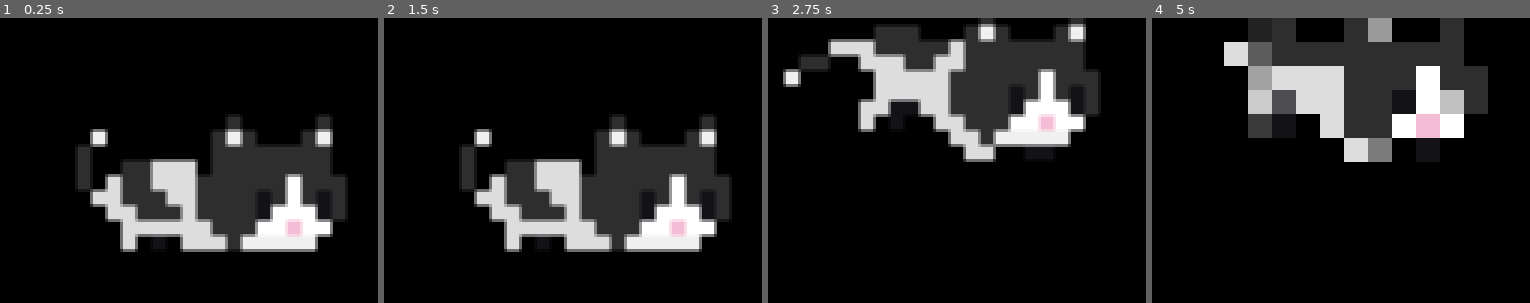
Above: before the commit, frames 1-4 (left to right).
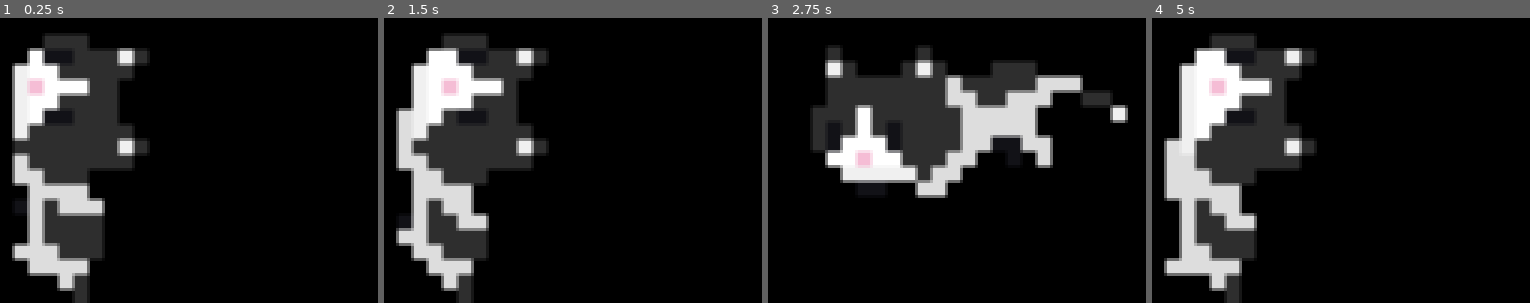
Above: after the commit, the same moments.

Repository: LaBottle/GodotDesktopPet
Game: Godot game, scene res://World.tscn
Two runs of this game, one before a commit and one after it. Both use one fixed random seed, a clock stepped at 60 frames per second and the inputs below.
Inputs (mouse positions are in pixels of both pictures, inside the frame that each line leads up to):
- Up to frame 1 (0.25 s): no input
- Up to frame 2 (1.5 s): move the mouse to (675, 146) at 0.52 s; press the mouse at (675, 146) at 0.53 s; tap Enter at 1.25 s; move the mouse to (504, 174) at 1.27 s; release the mouse at (504, 174) at 1.28 s; click (504, 174) at 1.35 s
- Up to frame 3 (2.75 s): move the mouse to (1009, 97) at 2.02 s; press the mouse at (1009, 97) at 2.03 s
- Up to frame 4 (5 s): tap Space at 2.75 s; move the mouse to (1333, 217) at 2.77 s; release the mouse at (1333, 217) at 2.78 s; click (1333, 217) at 2.85 s; move the mouse to (1477, 203) at 3.52 s; press the mouse at (1477, 203) at 3.53 s; tap Enter at 4.25 s; move the mouse to (1231, 117) at 4.27 s; release the mouse at (1231, 117) at 4.28 s; click (1231, 117) at 4.35 s

The runs differ from the first frame. In frame 1, 40% of the frame differs, in the area x 3-92%, y 6-100%; in frame 2, 41%; in frame 3, 30%; in frame 4, 40%.

Commit message:
Add action on the wall

Diff:
--- a/Pet/Pet.gd
+++ b/Pet/Pet.gd
@@ -1,132 +1,219 @@
 extends AnimatedSprite
+
 
 onready var animation_player: AnimationPlayer = $AnimationPlayer
 onready var action_switch_timer: Timer = $ActionSwitchTimer
-
-enum State {RELEASED, DRAGGING, ACTION}
+onready var action_on_wall_switch_timer: Timer = $ActionOnWallSwitchTimer
+
+enum State {RELEASED, DRAGGING, ACTION, ACTION_ON_WALL}
 enum Action {IDLE, WALK, RUN}
+enum ActionOnWall {GRAB, CLIMB, JUMP}
 
 
 #constant
-const walk_speed := 200
-const run_speed := 400
-const speed_in_wall := 150
+const walk_speed := 100
+const run_speed := 200
+const climb_speed := 50
+const jump_speed := 200
 var screen_size := OS.get_screen_size()
-const window_offset := Vector2(60, 35)
+const window_size := Vector2(135, 95)
+const window_size_on_wall := Vector2(65, 115)
 var gravity :float = ProjectSettings.get("physics/2d/default_gravity")
 
 #variable
-var state setget set_state, get_state
-var action setget set_action, get_action
+var state setget set_state
+var action setget set_action
+var action_on_wall setget set_action_on_wall
 var velocity := Vector2.ZERO
 var click_pos := Vector2.ZERO
-var direction = 1
+var direction := 1
+
+enum Wall {NOT=0, LEFT=-1, RIGHT=1}
+var on_wall = Wall.NOT
+
 
 func _ready() -> void:
 	randomize()
 	self.state = State.RELEASED
 
-
 func _physics_process(delta: float) -> void:
-	print(action_switch_timer.time_left)
+	print(velocity)
 	match self.state:
 		State.DRAGGING:
-			#TO RELEASED
+			if OS.window_position.x + get_global_mouse_position().x <= 1:
+				if on_wall != Wall.LEFT:
+					self.on_wall = Wall.LEFT
+			elif OS.window_position.x + get_global_mouse_position().x >= screen_size.x - 1:
+				if on_wall != Wall.RIGHT:
+					self.on_wall = Wall.RIGHT
+			else:
+				on_wall = Wall.NOT
+
+			#to RELEASED
 			if not Input.is_action_pressed("click"):
 				self.state = State.RELEASED
 			else:
-				OS.set_window_position(OS.window_position + get_global_mouse_position() - click_pos - window_offset)
-
+				OS.set_window_position(OS.window_position + get_global_mouse_position() - click_pos - window_size / 2)
 
 		State.RELEASED:
-			#TO DEAGGING
+			#to DRAGGING
 			if Input.is_action_just_pressed("click"):
 				self.state = State.DRAGGING
-			#TO ACTION
-			elif OS.window_position.y + 75 >= screen_size.y:
+			#to ACTION_ON_WALL
+			elif on_wall != Wall.NOT:
+				self.state = State.ACTION_ON_WALL
+			#to ACTION
+			elif OS.window_position.y + window_size.y >= screen_size.y:
 				self.state = State.ACTION
 			else:
 				velocity.y += gravity * delta
-				OS.window_position = OS.window_position.move_toward(OS.window_position + velocity*delta, INF)
-
-#		LANDING:
-#			#被拖拽
-#			if Input.is_action_just_pressed("click"):
-#				self.state = DRAGGING
-#				animated_sprite.play("drag")
-#
-#
-#			#land动画结束
-#			if state_switch_timer.is_stopped():
-#				#重启计时器
-#				state_switch_timer.wait_time = 5.0
-#				state_switch_timer.start(1)
-#				self.state = IDLE
-#				animated_sprite.play("idle")
+				OS.window_position += velocity * delta
 
 		State.ACTION:
-			#被拖拽
+			if OS.window_position.x <= 1:
+				if on_wall != Wall.LEFT:
+					self.on_wall = Wall.LEFT
+			elif OS.window_position.x + window_size.x >= screen_size.x - 1:
+				if on_wall != Wall.RIGHT:
+					self.on_wall = Wall.RIGHT
+			else:
+				on_wall = Wall.NOT
+
+			#to DRAGGING
 			if Input.is_action_just_pressed("click"):
 				self.state = State.DRAGGING
-				return
-			else:
-				OS.window_position = OS.window_position.move_toward(OS.window_position + velocity * delta, INF)
-
+			#near wall
+			elif on_wall != Wall.NOT:
+				self.state = State.ACTION_ON_WALL
+			else:
+				OS.window_position += velocity * delta
+		State.ACTION_ON_WALL:
+			if Input.is_action_just_pressed("click"):
+				self.state = State.DRAGGING
+			#when action_on_wall is jump, state will become RELEASED
+			else:
+				OS.window_position += velocity * delta
 
 
 func set_state(new_state) -> void:
-	state = new_state
+	match state:
+		State.ACTION:
+			action_switch_timer.stop()
+		State.ACTION_ON_WALL:
+			action_on_wall_switch_timer.stop()
+			get_viewport_rect().size = window_size
+			get_parent().get_node("Pet").position = Vector2(67, 47)
+
 	match new_state:
 		State.RELEASED:
-			animation_player.play("release")
+			if state != State.ACTION_ON_WALL:
+				animation_player.play("release")
 		State.DRAGGING:
-			action_switch_timer.stop()
 			velocity = Vector2.ZERO
 			click_pos = get_local_mouse_position()
 			animation_player.play("drag")
 		State.ACTION:
-			OS.window_position.y = screen_size.y - 75
-			velocity.y = 0
-			animation_player.play("land") # will set action to idle
-
-
-func get_state() -> int:
-	return state
+			if state == State.RELEASED:
+				OS.window_position.y = screen_size.y - window_size.y
+				velocity.y = 0
+				animation_player.play("land") # will set action to idle
+		State.ACTION_ON_WALL:
+			get_viewport_rect().size = window_size_on_wall
+			get_parent().get_node("Pet").position = Vector2(32, 58)
+			match on_wall:
+				Wall.LEFT:
+					flip_h = true
+					OS.window_position.x = 0
+				Wall.RIGHT:
+					flip_h = false
+					OS.window_position.x = screen_size.x - window_size_on_wall.x
+			match state:
+				State.RELEASED:
+					self.action_on_wall = ActionOnWall.GRAB
+				State.ACTION:
+					self.action_on_wall = ActionOnWall.CLIMB
+
+	state = new_state
+
 
 func set_action(new_action) -> void:
-	action = new_action
-
 	match new_action:
 		Action.IDLE:
 			velocity = Vector2.ZERO
-			action_switch_timer.start(2 + 2 * randf()) # 2 ~ 4
+			action_switch_timer.start(1 + 2 * randf()) # 1 ~ 3
 			animation_player.play("idle")
 		Action.WALK:
-			if randi() % 2 == 1:
-				direction = 1
-				flip_h = false
-			else:
-				direction = -1
-				flip_h = true
-			velocity = Vector2(walk_speed * direction, 0)
+			if randi() % 2 > 0:
+				direction = -direction
+				flip_h = not flip_h
+			velocity = Vector2.RIGHT * walk_speed * direction
 			action_switch_timer.start(4 + 2 * randf()) # 4 ~ 6
 			animation_player.play("walk")
 		Action.RUN:
-			if randi() % 4 == 1:
-				direction = 1
-				flip_h = false
-			else:
-				direction = -1
-				flip_h = true
-			velocity = Vector2(run_speed * direction, 0)
+			if randi() % 4 > 0:
+				direction = -direction
+				flip_h = not flip_h
+			velocity = Vector2.RIGHT * run_speed * direction
 			action_switch_timer.start(1.5 + randf()) # 1.5 ~ 2.5
-			animation_player.play("walk")
-
-func get_action() -> int:
-	return action
+			animation_player.play("run")
+
+	action = new_action
+
+
+func set_action_on_wall(new_action_on_wall) -> void:
+	match new_action_on_wall:
+		ActionOnWall.GRAB:
+			velocity = Vector2.ZERO
+			action_on_wall_switch_timer.start(0.3 + randf() / 2)
+			animation_player.play("grab")
+		ActionOnWall.CLIMB:
+			velocity = Vector2.UP * climb_speed
+			action_on_wall_switch_timer.start(1 + 2 * randf())
+			animation_player.play("climb")
+		ActionOnWall.JUMP:
+			match on_wall:
+				Wall.LEFT:
+					flip_h = false
+					direction = 1
+				Wall.RIGHT:
+					flip_h = true
+					direction = -1
+			velocity = Vector2.LEFT * jump_speed * on_wall
+			animation_player.play("jump_from_grab")
+			on_wall = Wall.NOT
+			self.state = State.RELEASED
+
+	action_on_wall = new_action_on_wall
+
 
 func _on_ActionSwitchTimer_timeout() -> void:
-	var next_action = randi() % (Action.size() - 1)
-	if next_action >= action:
-		next_action += 1
-	self.action = next_action
+	match action:
+		Action.IDLE:
+			match randi() % 3:
+				0, 1:
+					self.action = Action.WALK
+				2:
+					self.action = Action.RUN
+		Action.WALK:
+			match randi() % 2:
+				0:
+					self.action = Action.RUN
+				1:
+					self.action = Action.IDLE
+		Action.RUN:
+			match randi() % 4:
+				0:
+					self.action = Action.WALK
+				1, 2, 3:
+					self.action = Action.IDLE
+
+
+func _on_ActionOnWallSwitchTimer_timeout() -> void:
+	match action_on_wall:
+		ActionOnWall.CLIMB:
+			self.action_on_wall = ActionOnWall.GRAB
+		ActionOnWall.GRAB:
+			if OS.window_position.y / screen_size.y < randf():
+				self.action_on_wall = ActionOnWall.JUMP
+			else:
+				self.action_on_wall = ActionOnWall.CLIMB
--- a/Pet/Pet.tscn
+++ b/Pet/Pet.tscn
@@ -18,7 +18,9 @@
 [ext_resource path="res://Assets/white_walk_8fps/7.png" type="Texture" id=16]
 [ext_resource path="res://Assets/white_walk_8fps/4.png" type="Texture" id=17]
 [ext_resource path="res://Assets/white_drug&fall/1.png" type="Texture" id=18]
+[ext_resource path="res://Assets/white_wallclimb_8fps/5.png" type="Texture" id=19]
 [ext_resource path="res://Assets/white_drug&fall/2.png" type="Texture" id=20]
+[ext_resource path="res://Assets/white_fall_from_grab_8fps/1.png" type="Texture" id=21]
 [ext_resource path="res://Assets/white_run_8fps/8.png" type="Texture" id=22]
 [ext_resource path="res://Assets/white_run_8fps/2.png" type="Texture" id=23]
 [ext_resource path="res://Assets/white_run_8fps/5.png" type="Texture" id=24]
@@ -31,19 +33,51 @@
 [ext_resource path="res://Assets/white_run_8fps/7.png" type="Texture" id=31]
 [ext_resource path="res://Assets/white_land_8fps/0_1.png" type="Texture" id=32]
 [ext_resource path="res://Assets/white_land_8fps/1_1.png" type="Texture" id=33]
+[ext_resource path="res://Assets/white_wallclimb_8fps/3.png" type="Texture" id=34]
+[ext_resource path="res://Assets/white_fall_from_grab_8fps/0.png" type="Texture" id=35]
+[ext_resource path="res://Assets/white_wallclimb_8fps/4.png" type="Texture" id=36]
+[ext_resource path="res://Assets/white_wallclimb_8fps/6.png" type="Texture" id=37]
+[ext_resource path="res://Assets/white_wallclimb_8fps/7.png" type="Texture" id=38]
+[ext_resource path="res://Assets/white_fall_from_grab_8fps/2.png" type="Texture" id=39]
+[ext_resource path="res://Assets/white_wallgrab_8fps/2.png" type="Texture" id=40]
+[ext_resource path="res://Assets/white_wallgrab_8fps/3.png" type="Texture" id=41]
+[ext_resource path="res://Assets/white_wallgrab_8fps/4.png" type="Texture" id=42]
+[ext_resource path="res://Assets/white_wallgrab_8fps/6.png" type="Texture" id=43]
+[ext_resource path="res://Assets/white_wallgrab_8fps/7.png" type="Texture" id=44]
+[ext_resource path="res://Assets/white_wallclimb_8fps/0.png" type="Texture" id=45]
+[ext_resource path="res://Assets/white_wallclimb_8fps/1.png" type="Texture" id=46]
+[ext_resource path="res://Assets/white_wallclimb_8fps/2.png" type="Texture" id=47]
+[ext_resource path="res://Assets/white_wallgrab_8fps/0.png" type="Texture" id=48]
+[ext_resource path="res://Assets/white_wallgrab_8fps/1.png" type="Texture" id=49]
+[ext_resource path="res://Assets/white_wallgrab_8fps/5.png" type="Texture" id=50]
 
 [sub_resource type="SpriteFrames" id=2]
 animations = [ {
+"frames": [ ExtResource( 45 ), ExtResource( 46 ), ExtResource( 47 ), ExtResource( 34 ), ExtResource( 36 ), ExtResource( 19 ), ExtResource( 37 ), ExtResource( 38 ) ],
+"loop": true,
+"name": "climb",
+"speed": 8.0
+}, {
 "frames": [ ExtResource( 18 ) ],
 "loop": false,
 "name": "drag",
 "speed": 1.0
 }, {
+"frames": [ ExtResource( 48 ), ExtResource( 49 ), ExtResource( 40 ), ExtResource( 41 ), ExtResource( 42 ), ExtResource( 50 ), ExtResource( 43 ), ExtResource( 44 ) ],
+"loop": true,
+"name": "grab",
+"speed": 8.0
+}, {
 "frames": [ ExtResource( 7 ), ExtResource( 13 ), ExtResource( 11 ), ExtResource( 5 ), ExtResource( 9 ), ExtResource( 6 ), ExtResource( 8 ), ExtResource( 10 ) ],
 "loop": true,
 "name": "idle",
 "speed": 4.0
 }, {
+"frames": [ ExtResource( 35 ), ExtResource( 21 ), ExtResource( 39 ) ],
+"loop": false,
+"name": "jump_from_grab",
+"speed": 8.0
+}, {
 "frames": [ ExtResource( 32 ), ExtResource( 33 ) ],
 "loop": false,
 "name": "land",
@@ -57,12 +91,12 @@
 "frames": [ ExtResource( 25 ), ExtResource( 30 ), ExtResource( 23 ), ExtResource( 28 ), ExtResource( 29 ), ExtResource( 24 ), ExtResource( 26 ), ExtResource( 31 ), ExtResource( 22 ), ExtResource( 27 ) ],
 "loop": true,
 "name": "run",
-"speed": 4.0
+"speed": 8.0
 }, {
 "frames": [ ExtResource( 12 ), ExtResource( 1 ), ExtResource( 3 ), ExtResource( 4 ), ExtResource( 17 ), ExtResource( 14 ), ExtResource( 15 ), ExtResource( 16 ) ],
 "loop": true,
 "name": "walk",
-"speed": 3.0
+"speed": 8.0
 } ]
 
 [sub_resource type="Animation" id=3]
@@ -104,6 +138,33 @@
 "values": [ 1 ]
 }
 
+[sub_resource type="Animation" id=12]
+resource_name = "climb"
+tracks/0/type = "value"
+tracks/0/path = NodePath(".:animation")
+tracks/0/interp = 1
+tracks/0/loop_wrap = true
+tracks/0/imported = false
+tracks/0/enabled = true
+tracks/0/keys = {
+"times": PoolRealArray( 0 ),
+"transitions": PoolRealArray( 1 ),
+"update": 1,
+"values": [ "climb" ]
+}
+tracks/1/type = "value"
+tracks/1/path = NodePath(".:playing")
+tracks/1/interp = 1
+tracks/1/loop_wrap = true
+tracks/1/imported = false
+tracks/1/enabled = true
+tracks/1/keys = {
+"times": PoolRealArray( 0 ),
+"transitions": PoolRealArray( 1 ),
+"update": 1,
+"values": [ true ]
+}
+
 [sub_resource type="Animation" id=5]
 resource_name = "drag"
 tracks/0/type = "value"
@@ -131,6 +192,33 @@
 "values": [ true ]
 }
 
+[sub_resource type="Animation" id=13]
+resource_name = "grab"
+tracks/0/type = "value"
+tracks/0/path = NodePath(".:animation")
+tracks/0/interp = 1
+tracks/0/loop_wrap = true
+tracks/0/imported = false
+tracks/0/enabled = true
+tracks/0/keys = {
+"times": PoolRealArray( 0 ),
+"transitions": PoolRealArray( 1 ),
+"update": 1,
+"values": [ "grab" ]
+}
+tracks/1/type = "value"
+tracks/1/path = NodePath(".:playing")
+tracks/1/interp = 1
+tracks/1/loop_wrap = true
+tracks/1/imported = false
+tracks/1/enabled = true
+tracks/1/keys = {
+"times": PoolRealArray( 0 ),
+"transitions": PoolRealArray( 1 ),
+"update": 1,
+"values": [ true ]
+}
+
 [sub_resource type="Animation" id=4]
 resource_name = "idle"
 tracks/0/type = "value"
@@ -144,6 +232,33 @@
 "transitions": PoolRealArray( 1 ),
 "update": 1,
 "values": [ "idle" ]
+}
+tracks/1/type = "value"
+tracks/1/path = NodePath(".:playing")
+tracks/1/interp = 1
+tracks/1/loop_wrap = true
+tracks/1/imported = false
+tracks/1/enabled = true
+tracks/1/keys = {
+"times": PoolRealArray( 0 ),
+"transitions": PoolRealArray( 1 ),
+"update": 1,
+"values": [ true ]
+}
+
+[sub_resource type="Animation" id=14]
+resource_name = "jump_from_grab"
+tracks/0/type = "value"
+tracks/0/path = NodePath(".:animation")
+tracks/0/interp = 1
+tracks/0/loop_wrap = true
+tracks/0/imported = false
+tracks/0/enabled = true
+tracks/0/keys = {
+"times": PoolRealArray( 0 ),
+"transitions": PoolRealArray( 1 ),
+"update": 1,
+"values": [ "jump_from_grab" ]
 }
 tracks/1/type = "value"
 tracks/1/path = NodePath(".:playing")
@@ -305,9 +420,19 @@
 "update": 1,
 "values": [ true ]
 }
+tracks/2/type = "method"
+tracks/2/path = NodePath(".")
+tracks/2/interp = 1
+tracks/2/loop_wrap = true
+tracks/2/imported = false
+tracks/2/enabled = true
+tracks/2/keys = {
+"times": PoolRealArray(  ),
+"transitions": PoolRealArray(  ),
+"values": [  ]
+}
 
 [node name="Pet" type="AnimatedSprite"]
-position = Vector2( 0, -7 )
 frames = SubResource( 2 )
 animation = "idle"
 frame = 1
@@ -316,8 +441,11 @@
 
 [node name="AnimationPlayer" type="AnimationPlayer" parent="."]
 anims/RESET = SubResource( 3 )
+anims/climb = SubResource( 12 )
 anims/drag = SubResource( 5 )
+anims/grab = SubResource( 13 )
 anims/idle = SubResource( 4 )
+anims/jump_from_grab = SubResource( 14 )
 anims/land = SubResource( 10 )
 anims/release = SubResource( 11 )
 anims/run = SubResource( 7 )
@@ -327,4 +455,7 @@
 wait_time = 10.0
 one_shot = true
 
+[node name="ActionOnWallSwitchTimer" type="Timer" parent="."]
+
 [connection signal="timeout" from="ActionSwitchTimer" to="." method="_on_ActionSwitchTimer_timeout"]
+[connection signal="timeout" from="ActionOnWallSwitchTimer" to="." method="_on_ActionOnWallSwitchTimer_timeout"]
--- a/World.tscn
+++ b/World.tscn
@@ -7,7 +7,7 @@
 script = ExtResource( 2 )
 
 [node name="Pet" parent="." instance=ExtResource( 1 )]
-position = Vector2( 58, 35 )
+position = Vector2( 67, 47 )
 __meta__ = {
 "_edit_group_": true
 }
Binary file added: Assets/white_fall_from_grab_8fps/0.png
Not shown, added: Assets/white_fall_from_grab_8fps/0.png.import
Binary file added: Assets/white_fall_from_grab_8fps/1.png
Not shown, added: Assets/white_fall_from_grab_8fps/1.png.import
Binary file added: Assets/white_fall_from_grab_8fps/2.png
Not shown, added: Assets/white_fall_from_grab_8fps/2.png.import
Binary file added: Assets/white_wallclimb_8fps/0.png
Not shown, added: Assets/white_wallclimb_8fps/0.png.import
Binary file added: Assets/white_wallclimb_8fps/1.png
Not shown, added: Assets/white_wallclimb_8fps/1.png.import
Binary file added: Assets/white_wallclimb_8fps/2.png
Not shown, added: Assets/white_wallclimb_8fps/2.png.import
(and 27 more such lines)
